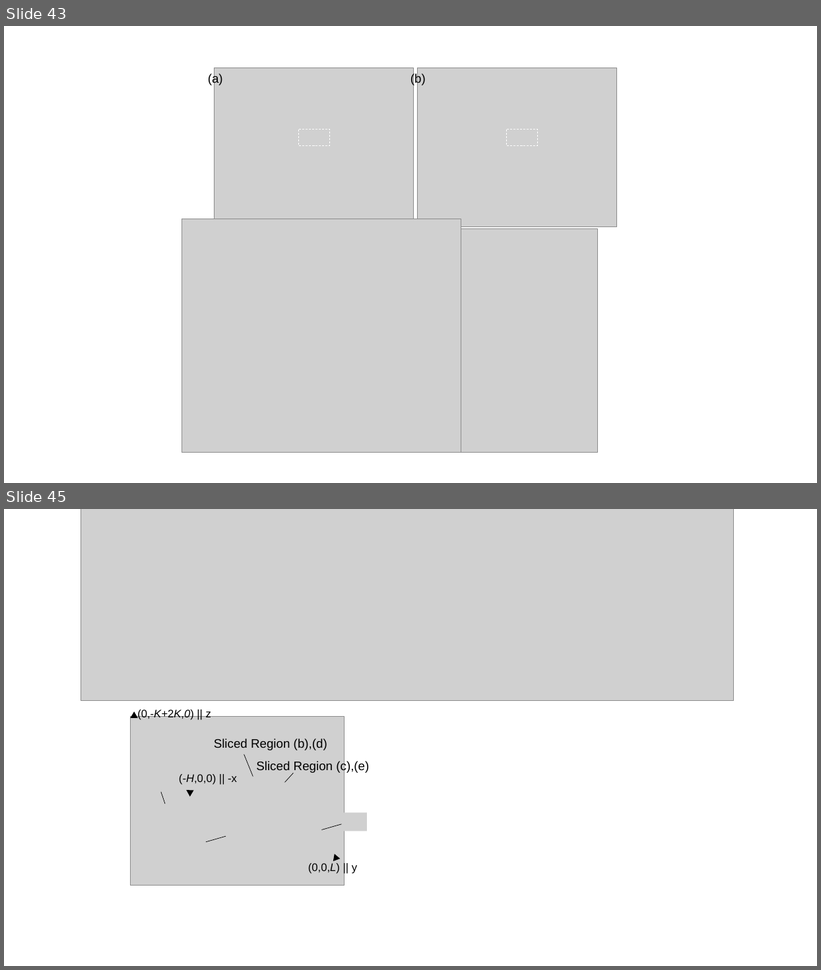
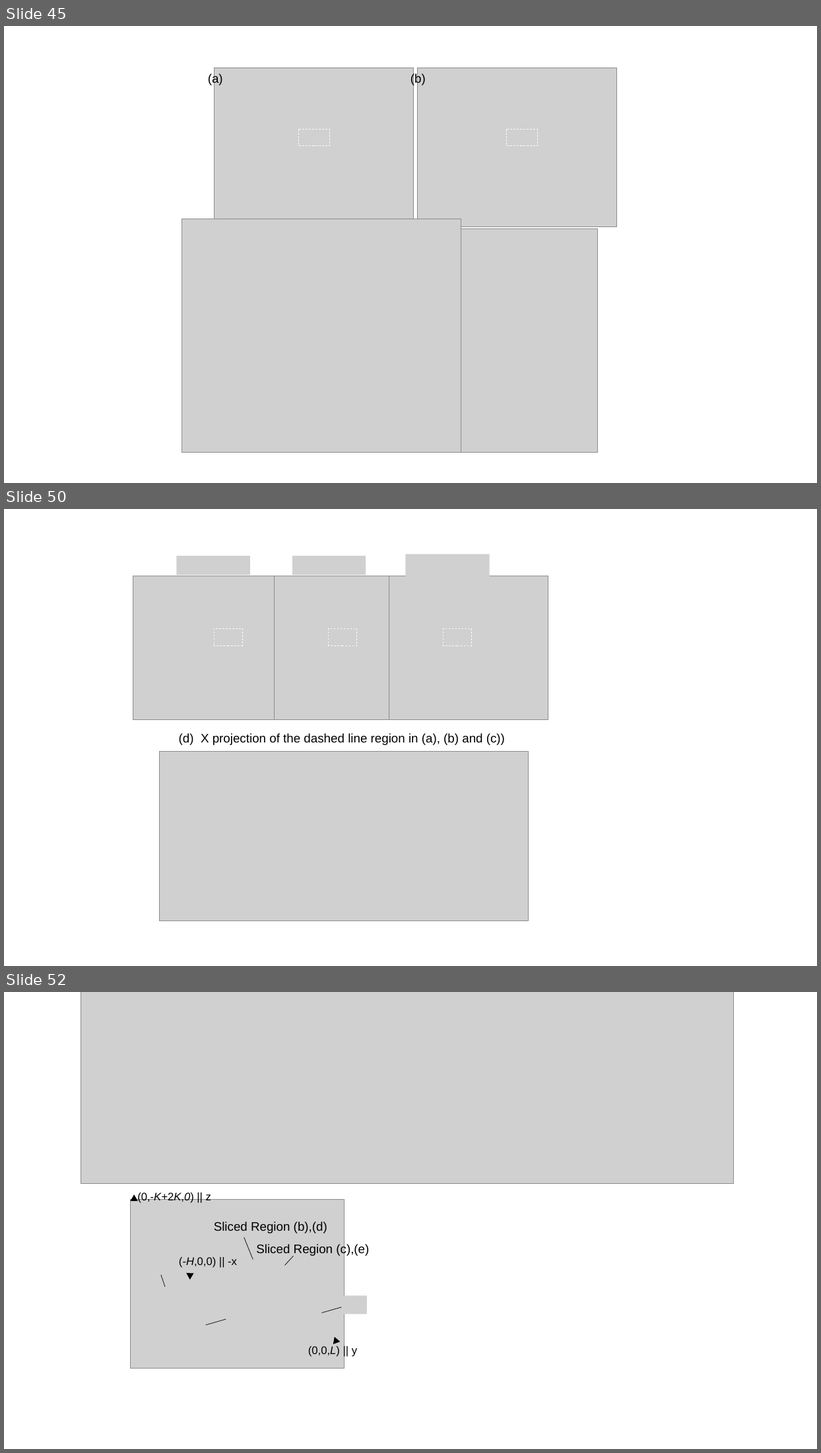
Before and after one commit to 3He-NSF/3HeNSF_2DPSD_paper, a slide deck: figure/figurelist [自動保存済み].pptx. Shown one above the other, each under a label of ours: slides 43 and 45 before the commit, slides 45, 50 and 52 after it; the slides between them are not shown. The pictures are 821x970 and 821x1453 pixels, drawn with LibreOffice and Linux fonts; fonts in the diff are those of the drawing; grey boxes stand for pictures. Boxes give left, top, right and bottom in pixels: in the first picture for what was removed or moved away, otherwise in the second. Text is boxed around its words. In the diff, an @@ line names an element or a change of style, - is before the commit and + after.

```diff
--- a/figure/figurelist [自動保存済み].pptx
+++ b/figure/figurelist [自動保存済み].pptx
@@ slide 50 added at (4, 509, 817, 966), background #FFFFFF @@
@@ group added at (133, 554, 548, 921): 7 pictures, 3 rectangles, 1 text @@
+(d) X projection of the dashed line region in (a), (b) and (c))
@@ what was slide 43 is now slide 45 @@
@@ what was slide 45 is now slide 52 @@
```
Also in this commit, not shown: 4 slides changed, 6 other slides added, 14 other files.
